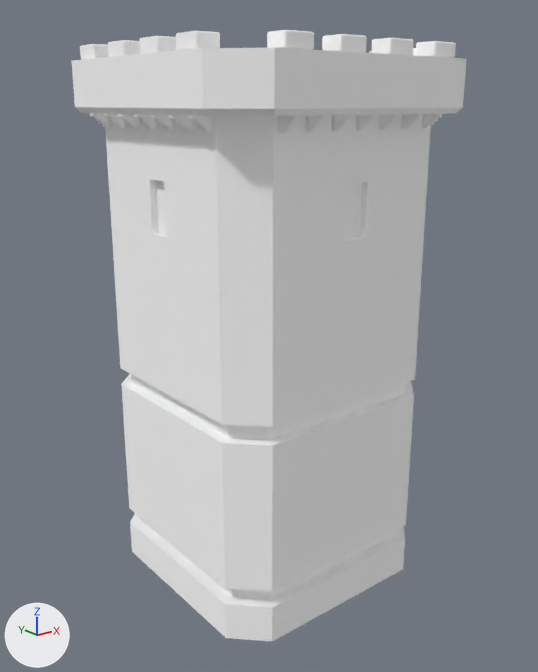
An edit to the glTF model Client/Client/Resource/DDSMapData/Meshes/tower_and_castle_walls_0_8F42F975.gltf, drawn before and after from the same camera.
Both versions are drawn from a 50 mm camera at (-4.35, -7.58, 5.73) aimed at (1.68, -0.06, 2.72). Every picture has the same lights, and +X, +Y and +Z are marked at lower left. The picture after the commit comes second.

The first picture shows 'tower_and_castle_walls_0_8F42F975'.
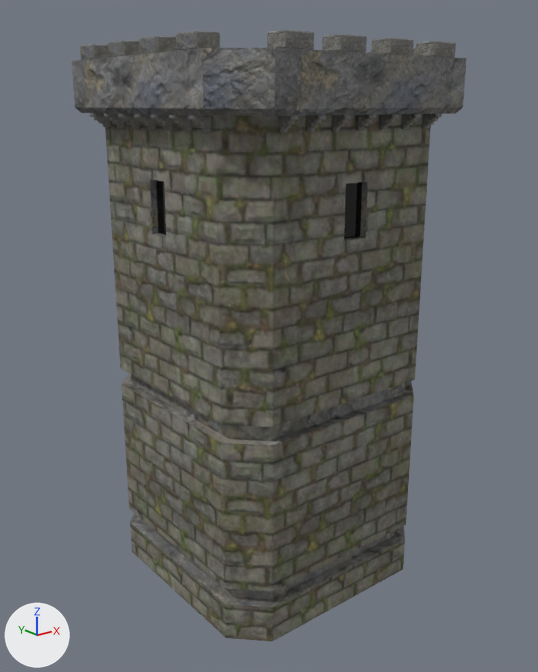
Boxes (x1, y1, x2, y2) around the edits, measured in the pictures (538 x 672 px):
```json
{"object": "tower_and_castle_walls_0_8F42F975", "change": "recoloured", "before": [72, 30, 467, 642], "after": [72, 30, 467, 642], "on screen": "white to grey"}
```

Scene script edits in JSON lines:
```json
{"op": "add", "block": "img_tower_and_castle_walls_texture_1_png", "code": ["img_tower_and_castle_walls_texture_1_png = load_image('tower_and_castle_walls_texture_1.png', 'tower_and_castle_walls_texture_1.dds', 1024, 1024, 'Non-Color')"]}
{"op": "add", "block": "img_tower_and_castle_walls_texture_0_png", "code": ["img_tower_and_castle_walls_texture_0_png = load_image('tower_and_castle_walls_texture_0.png', 'tower_and_castle_walls_texture_0.dds', 1024, 1024, 'sRGB')"]}
{"op": "add", "block": "img_tower_and_castle_walls_texture_2_png", "code": ["img_tower_and_castle_walls_texture_2_png = load_image('tower_and_castle_walls_texture_2.png', 'tower_and_castle_walls_texture_2.dds', 1024, 1024, 'Non-Color')"]}
{"op": "add", "block": "mat_tower_tower_and_castle_walls_0_8f42f975", "code": ["mat_tower_tower_and_castle_walls_0_8f42f975 = bpy.data.materials.new('Tower_tower_and_castle_walls_0_8F42F975')", "# uses the picture img_tower_and_castle_walls_texture_0_png", "# uses the picture img_tower_and_castle_walls_texture_1_png", "# uses the picture img_tower_and_castle_walls_texture_2_png"]}
{"block": "me_tower_and_castle_walls_0_8f42f975", "where": "me_tower_and_castle_walls_0_8f42f975.from_pydata(...)  # 3304 vertices, 6428 faces; spans x -0.21..3.58, y -1.89..1.89, z -0.62..6.38"}
{"op": "remove", "block": "me_tower_and_castle_walls_0_8f42f975", "code": "me_tower_and_castle_walls_0_8f42f975.materials.append(mat_tower)  # white #ffffff"}
{"op": "add", "block": "me_tower_and_castle_walls_0_8f42f975", "code": "me_tower_and_castle_walls_0_8f42f975.materials.append(mat_tower_tower_and_castle_walls_0_8f42f975)"}
```
